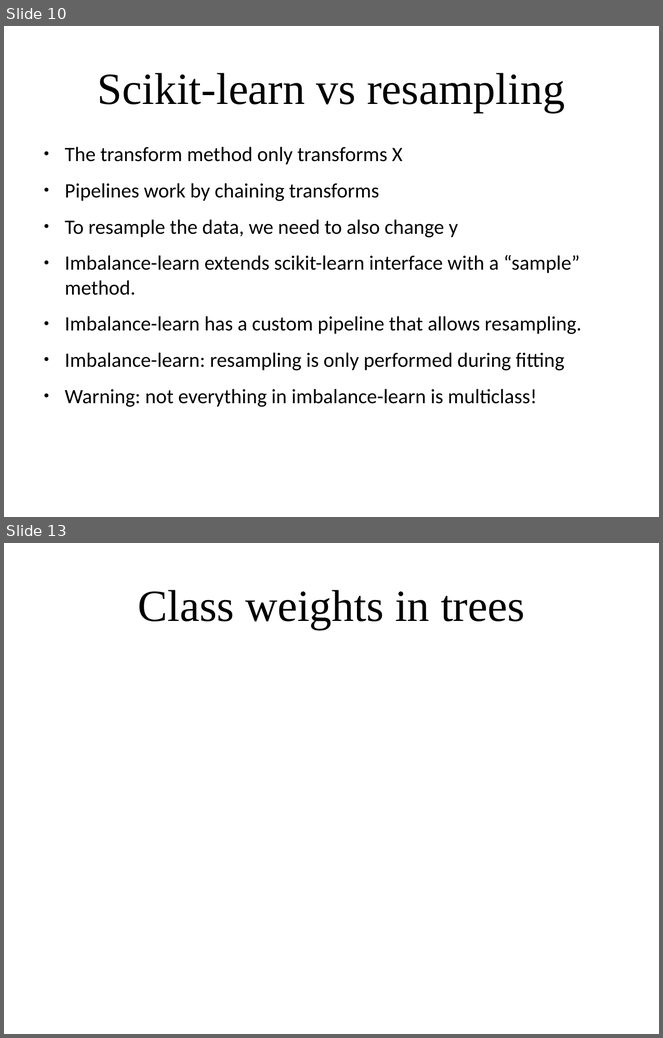
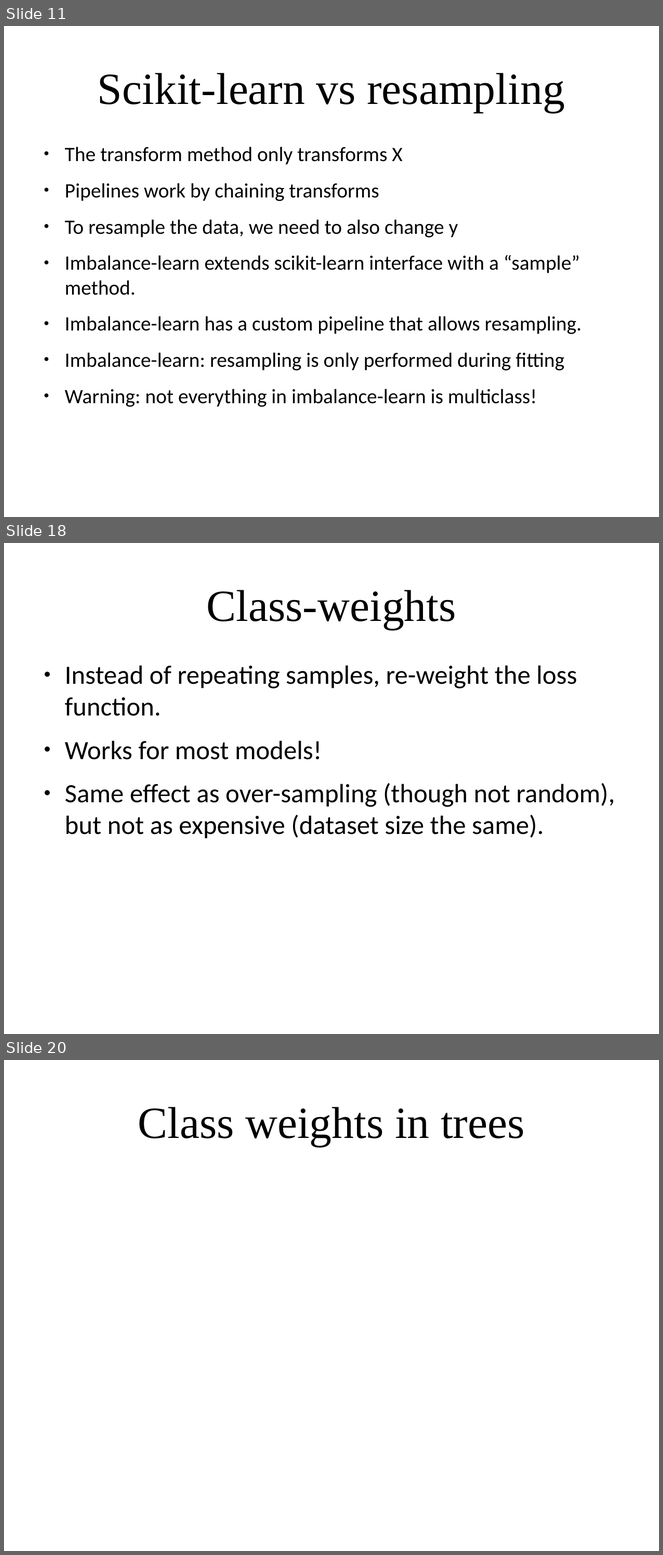
Before and after one commit to amueller/applied_ml_spring_2017, a slide deck: slides/aml-15-032017.odp. Shown one above the other, each under a label of ours: slides 10 and 13 before the commit, slides 11, 18 and 20 after it; the slides between them are not shown. The pictures are 663x1038 and 663x1555 pixels, drawn with LibreOffice and Linux fonts; fonts in the diff are those of the drawing. Boxes give left, top, right and bottom in pixels: in the first picture for what was removed or moved away, otherwise in the second. Text is boxed around its words. In the diff, an @@ line names an element or a change of style, - is before the commit and + after.

```diff
--- a/slides/aml-15-032017.odp
+++ b/slides/aml-15-032017.odp
@@ slide 18 added at <box>4,543,659,1034</box>, background #FFFFFF @@
@@ title added at <box>206,590,456,629</box>, 54 pt, text #000000 @@
+Class-weights
@@ text added at <box>65,665,615,839</box>, 32 pt, text #000000 @@
+● Instead of repeating samples, re-weight the loss function.
+● Works for most models!
+● Same effect as over-sampling (though not random), but not as expensive (dataset size the same).
@@ what was slide 10 is now slide 11 @@
@@ what was slide 13 is now slide 20 @@
```
Also in this commit, not shown: 5 slides changed, 24 other slides added, 7 slides removed, 2 other files.
